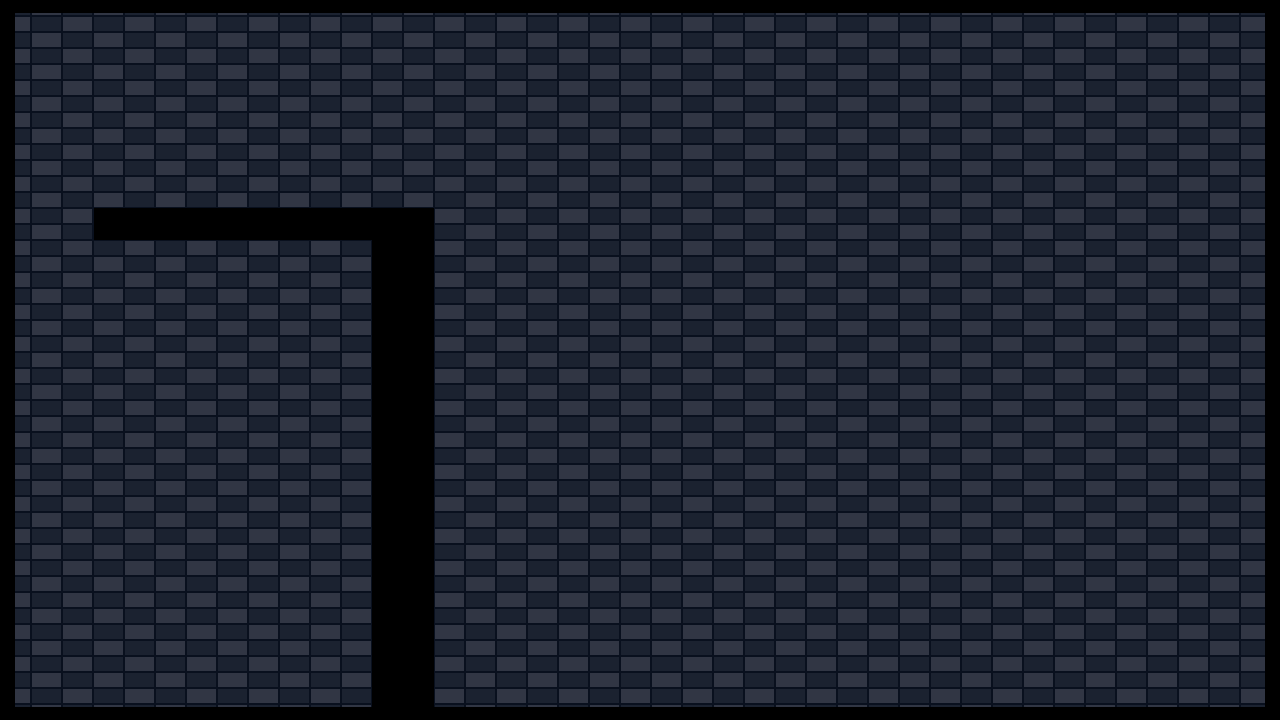
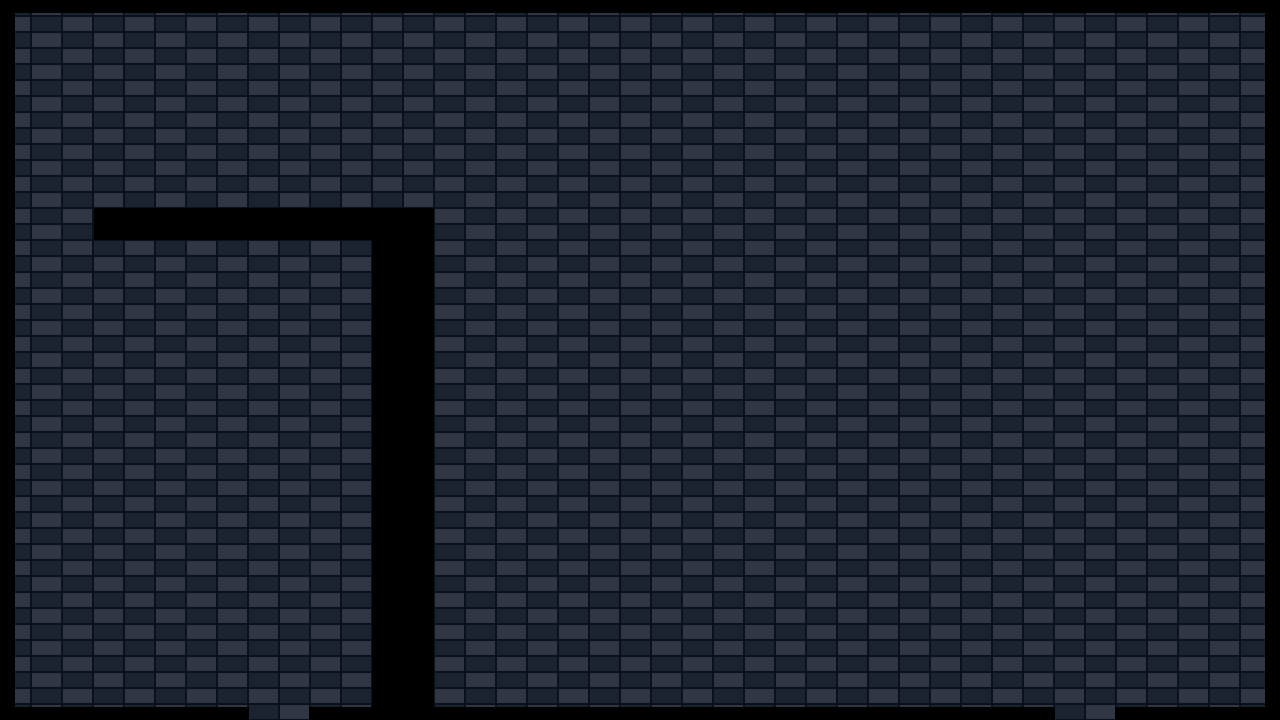
Layer changes from the first 1280×720 image to the second:
painted on "Border" over [249, 707, 1115, 720]
